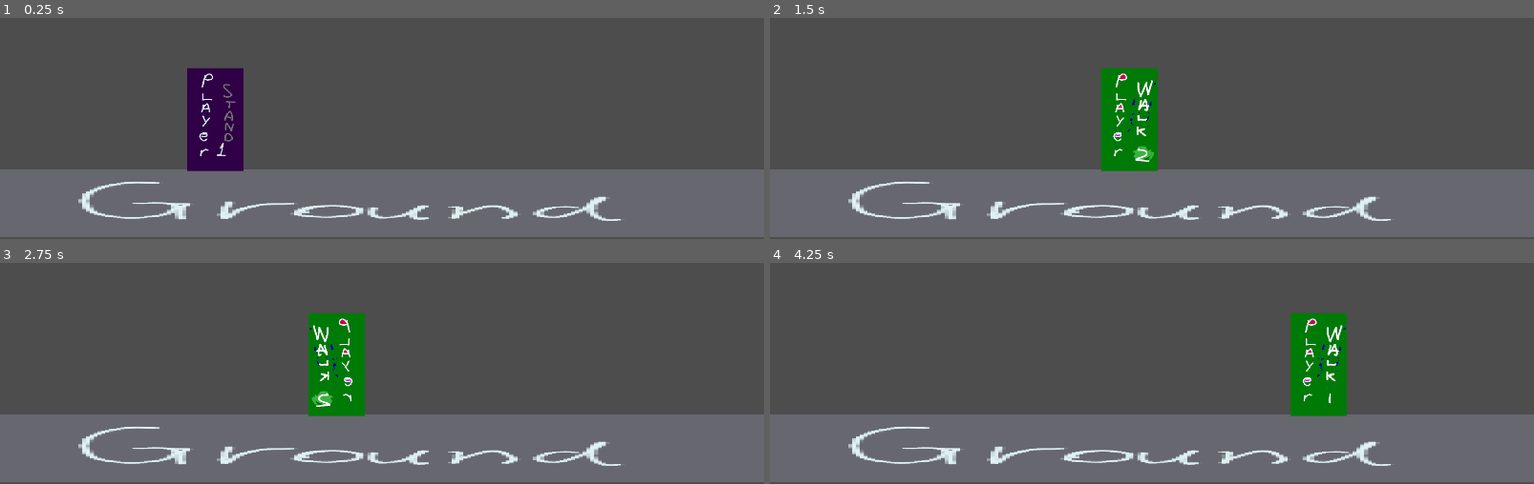
Above: before the commit, frames 1-4 (two rows, left to right).
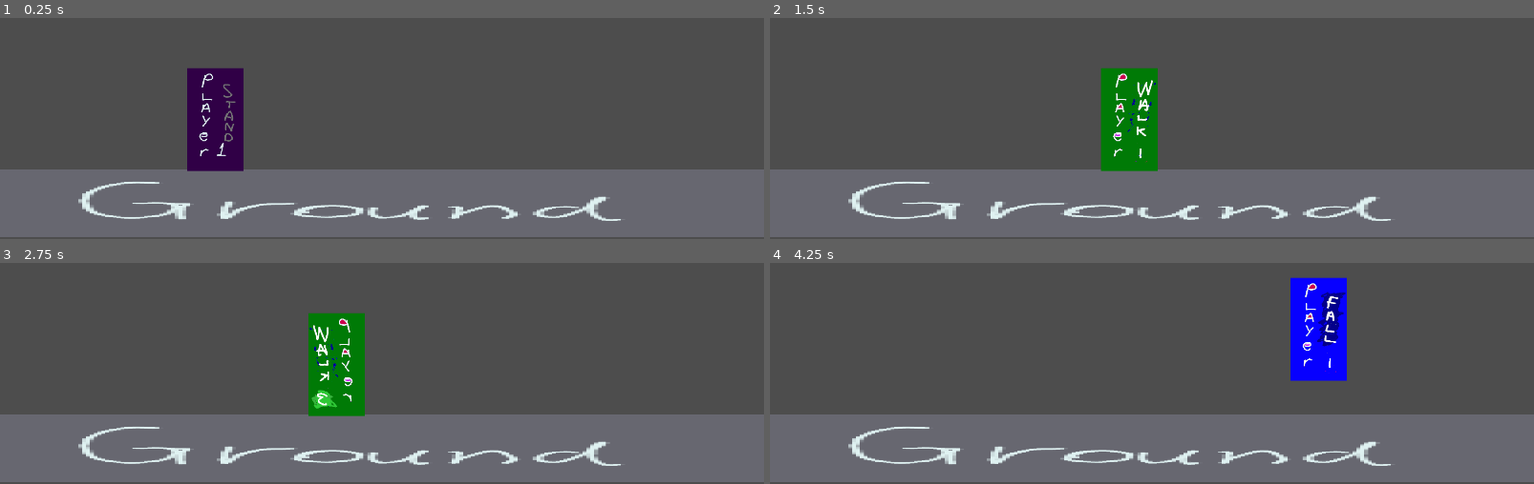
Above: after the commit, the same moments.

Repository: haruo-gabriel/portal2d
Game: Godot game, scene res://Scenes/Main/main.tscn
The game is run twice, just before and just after one commit, with the same random seed, the same clock (stepped at 60 frames per second) and the same inputs.
Inputs:
- Up to frame 1 (0.25 s): no input
- Up to frame 2 (1.5 s): hold D (move_right) from 0.53 s (still down); tap Space (jump) at 0.77 s
- Up to frame 3 (2.75 s): tap Space (jump) at 1.52 s; release D (move_right) at 2.03 s; hold A (move_left) from 2.03 s (still down)
- Up to frame 4 (4.25 s): release A (move_left) at 2.78 s; hold D (move_right) from 2.78 s (still down); tap Space (jump) at 3.02, 3.77 s

The runs differ from the first frame. In frame 1, less than 0.1% of the frame differs, in the area x 27-28%, y 45-47%; in frame 2, 0.1%; in frame 3, 0.1%; in frame 4, 4.6%, in the area x 68-76%, y 6-70%.

Commit message:
Adding a function for horizontal movement
And a MAX_X_SPEED variable. It's not important now, but will be important later.

Diff:
--- a/godot project/Scripts/Player/Player.gd
+++ b/godot project/Scripts/Player/Player.gd
@@ -55,6 +55,12 @@
 	# Ensures velocity.y is within bounds
 	velocity.y = min(MAX_Y_SPEED, max(-MAX_Y_SPEED, velocity.y))
 
+func move_horizontal(delta: float) -> void:
+
+	if direction:
+		velocity.x = SPEED * direction
+	else:
+		velocity.x = move_toward(velocity.x, 0, SPEED / 60)
 
 func _physics_process(delta: float) -> void:
 
@@ -63,19 +69,11 @@
 
 	set_animation()
 	move_vertical(delta)
-
-	if not is_on_floor():
-		velocity.y += gravity * delta
-
+	move_horizontal(delta)
 
 	if direction < 0:
 		sprite.flip_h = 1
 	else:
 		sprite.flip_h = 0
 
-	if direction:
-		velocity.x = direction * SPEED
-	else:
-		velocity.x = move_toward(velocity.x, 0, SPEED)
-
 	move_and_slide()
